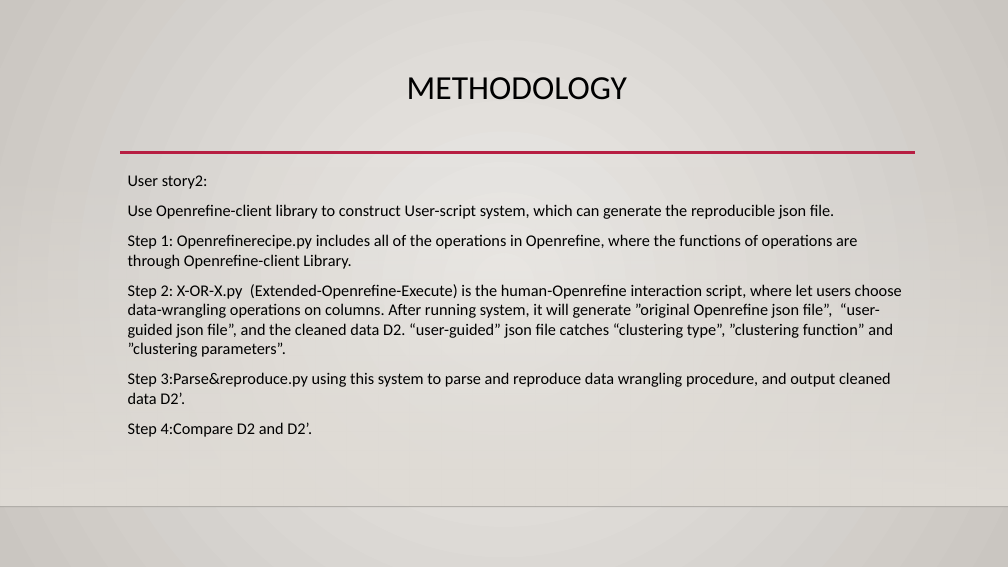
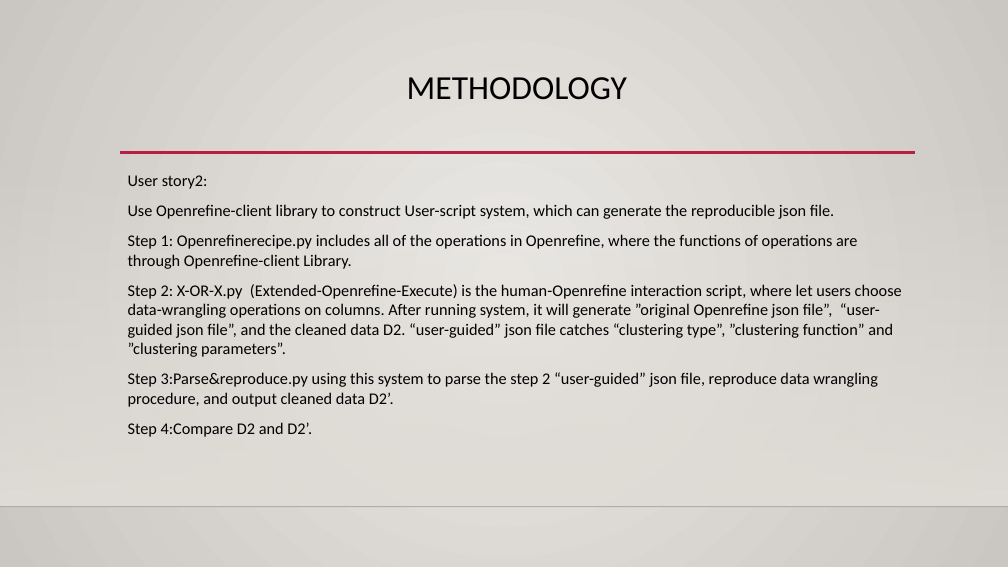
Before and after one commit to LanLi2017/WT-summer-2018-Lan-Li, a slide deck: slide 5 of OpenRefine3Operations/Menu_case/WTpresentation.pptx. Drawn at 1008x567 pixels with LibreOffice and Linux fonts; fonts in the diff are those of the drawing; background and template pictures are left out. Boxes give left, top, right and bottom in pixels: in the first picture for what was removed or moved away, otherwise in the second. Text is boxed around its words. In the diff, an @@ line names an element or a change of style, - is before the commit and + after.

```diff
--- a/OpenRefine3Operations/Menu_case/WTpresentation.pptx
+++ b/OpenRefine3Operations/Menu_case/WTpresentation.pptx
@@ text at (128,372,878,407): text changed @@
-Step 3:Parse&reproduce.py using this system to parse and reproduce data wrangling procedure, and output cleaned data D2’.
+Step 3:Parse&reproduce.py using this system to parse the step 2 “user-guided” json file, reproduce data wrangling procedure, and output cleaned data D2’.
```
Also in this commit, not shown: 2 other slides changed.
